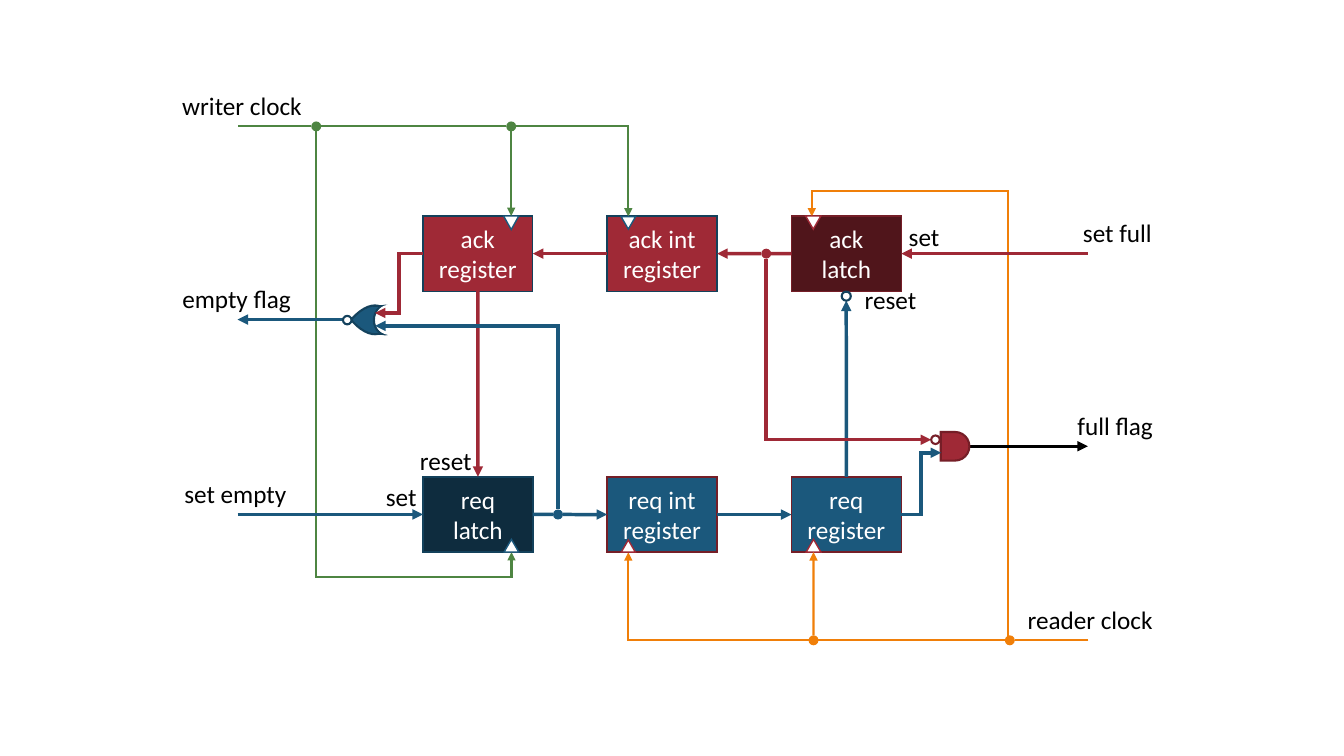
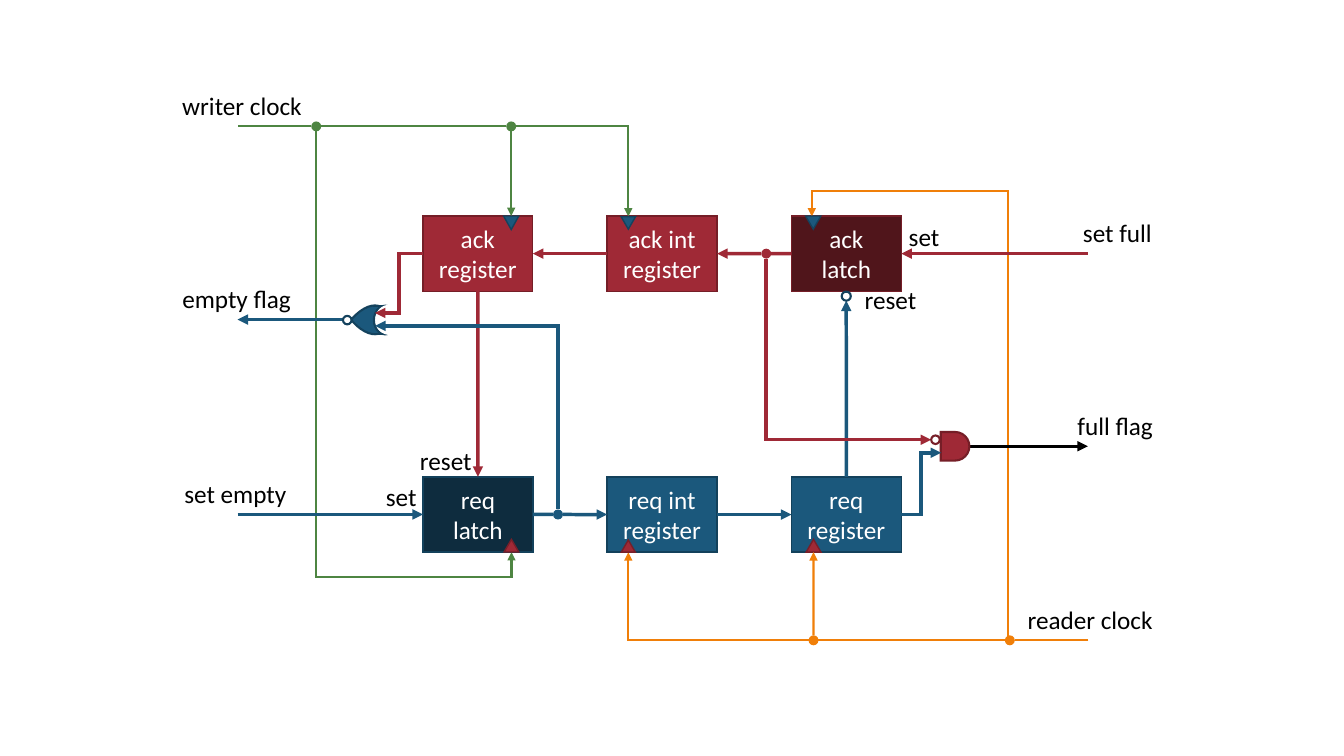
Before and after one commit to snaphat/phd_aaron_landwehr, a slide deck: slide 1 of fig/full_empty_circuit.pptx. Drawn at 1344x756 pixels with LibreOffice and Linux fonts; fonts in the diff are those of the drawing. Boxes give left, top, right and bottom in pixels: in the first picture for what was removed or moved away, otherwise in the second. Text is boxed around its words. In the diff, an @@ line names an element or a change of style, - is before the commit and + after.

Commit message:
full empty color changes

```diff
--- a/fig/full_empty_circuit.pptx
+++ b/fig/full_empty_circuit.pptx
@@ rectangle "ack" at box(423, 216, 533, 291): outline #14415C 1 pt to #761E28 1 pt @@
@@ triangle at box(504, 216, 519, 229): fill #FFFFFF to #1B587C; outline #1B587C 1 pt to #14425D 1 pt @@
@@ rectangle "ack int" at box(607, 216, 717, 291): outline #14415C 1 pt to #761E28 1 pt @@
@@ triangle at box(621, 217, 635, 229): fill #FFFFFF to #1B587C; outline #1B587C 1 pt to #14425D 1 pt @@
@@ triangle at box(806, 216, 821, 229): fill #FFFFFF to #1B587C; outline #9F2936 1 pt to #14425D 1 pt @@
@@ rectangle "req int" at box(607, 477, 717, 553): outline #761E28 1 pt to #14415C 1 pt @@
@@ rectangle "req" at box(791, 477, 901, 553): outline #761E28 1 pt to #14415C 1 pt @@
@@ triangle at box(504, 539, 519, 553): fill #FFFFFF to #9F2936; outline #1B587C 1 pt to #771F28 1 pt @@
@@ triangle at box(807, 539, 822, 553): fill #FFFFFF to #9F2936; outline #9F2936 1 pt to #771F28 1 pt @@
@@ triangle at box(621, 540, 635, 553): fill #FFFFFF to #9F2936; outline #9F2936 1 pt to #771F28 1 pt @@
```
